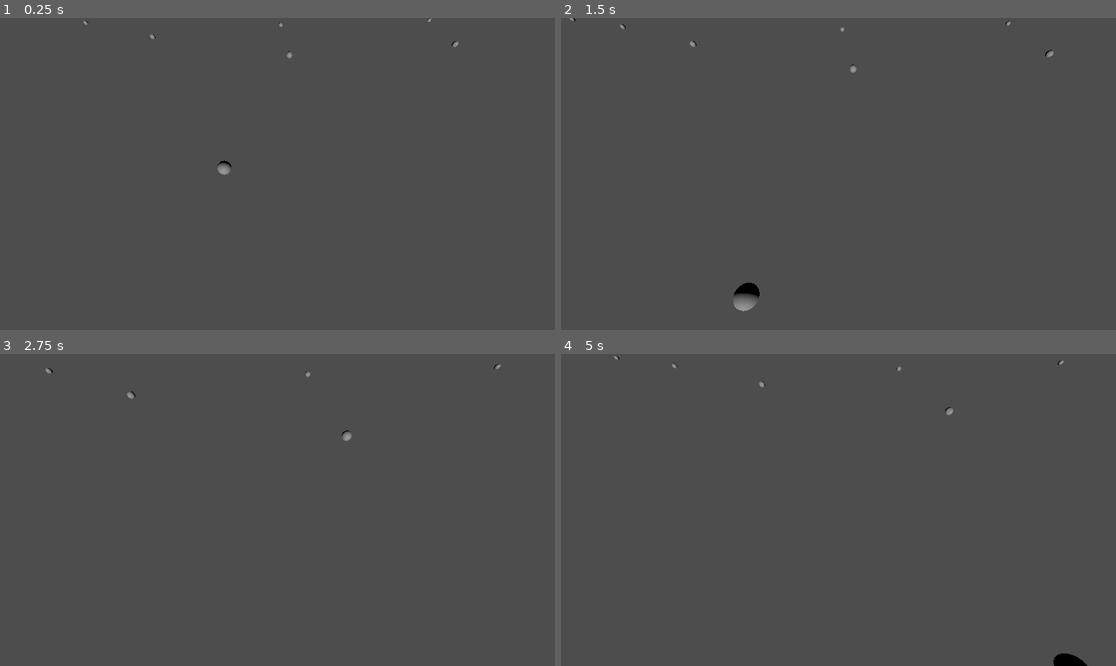
Above: before the commit, frames 1-4 (two rows, left to right).
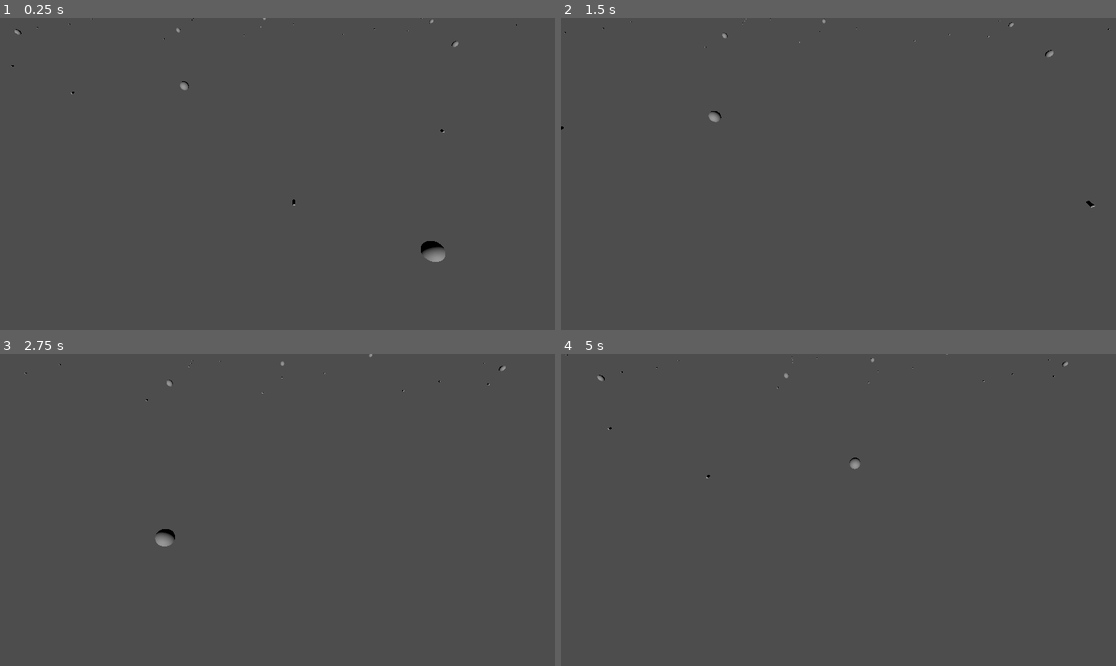
Above: after the commit, the same moments.

Repository: MrNavaStar/void.sys
Game: Godot game, scene res://scenes/world.tscn
Same seed, same stepped clock (60 frames per second), same inputs: the game is played once before the commit and once after it. The project has no main scene, so this scene is started directly.
Inputs (mouse positions are in pixels of both pictures, inside the frame that each line leads up to):
- Up to frame 1 (0.25 s): no input
- Up to frame 2 (1.5 s): tap Enter at 0.5 s; move the mouse to (810, 236) at 0.52 s; hold W (up) from 0.53 s (still down); tap Mouse wheel up (zoom_in) at 0.6 s; move the mouse to (1005, 220) at 1.27 s; tap Mouse wheel down (zoom_out) at 1.35 s
- Up to frame 3 (2.75 s): move the mouse to (111, 463) at 2.02 s; release W (up) at 2.03 s; hold A (left) from 2.03 s (still down); tap Mouse wheel up (zoom_in) at 2.1 s
- Up to frame 4 (5 s): move the mouse to (866, 510) at 2.77 s; tap Mouse wheel down (zoom_out) at 2.85, 4.35 s; move the mouse to (755, 432) at 3.52 s; release A (left) at 3.53 s; hold S (down) 3.53-4.28 s; tap Mouse wheel up (zoom_in) at 3.6 s; move the mouse to (960, 494) at 4.27 s; hold D (right) from 4.28 s (still down)

The runs differ from the first frame. In frame 1, 0.4% of the frame differs, in the area x 2-94%, y 0-79%; in frame 2, 0.4%, in the area x 0-99%, y 0-94%; in frame 3, 0.3%; in frame 4, 0.4%.

Commit message:
a shipping ship shipping shipping ships

Diff:
--- /dev/null
+++ b/scenes/ship.tscn
@@ -0,0 +1,9 @@
+[gd_scene load_steps=2 format=3 uid="uid://cyskq7lv3k2c0"]
+
+[sub_resource type="CylinderMesh" id="CylinderMesh_03b2l"]
+
+[node name="Ship" type="Node3D"]
+
+[node name="MeshInstance3D" type="MeshInstance3D" parent="."]
+transform = Transform3D(0.17, 0, 0, 0, -7.43094e-09, -0.17, 0, 0.17, -7.43094e-09, 0, 0, 0)
+mesh = SubResource("CylinderMesh_03b2l")
--- a/scripts/world.gd
+++ b/scripts/world.gd
@@ -1,39 +1,50 @@
 extends Node3D
 
+@export var radius = 300
 @export var planets = 300
-@export var min_planet_spread = 20
-@export var ships = 100
-@export var radius = 300
+@export var planet_spread = 20
+@export var ships = 1000
+@export var ship_spread = 3
 
-var planet_positions: Array
+var node_positions: Array
 
-func is_too_close(pos: Vector3) -> bool:
-	for planet_pos in planet_positions:
-		if pos.distance_to(planet_pos) <= min_planet_spread:
+func is_too_close(pos: Vector3, distance: float) -> bool:
+	for planet_pos in node_positions:
+		if pos.distance_to(planet_pos) <= distance:
 			return true
 	return false
 
 func rand_pos() -> Vector3:
 	return Vector3(randf_range(-radius, radius), 0, randf_range(-radius, radius))
 
-func spawn_nodes(planet: Resource) -> void:
+func rand_pos_with_spread(spread: float) -> Vector3:
+	var tries = 0
+	var pos: Vector3
+	while pos == null or is_too_close(pos, spread) or tries < 20:
+		pos = rand_pos()
+		tries += 1
+	return pos
 
+func spawn_nodes(planet: Resource, ship: Resource) -> void:
 	for i in planets:
-
-		var tries = 0
-		var pos = rand_pos()
-		while pos == null or is_too_close(pos) or tries < 20:
-			pos = rand_pos()
-			tries += 1
-
-		planet_positions.append(pos)
+		var pos = rand_pos_with_spread(planet_spread)
+		node_positions.append(pos)
 
 		var instance = planet.instantiate()
+		instance.set_position(pos)
+		add_child(instance)
+
+	for i in ships:
+		var pos = rand_pos_with_spread(ship_spread)
+		node_positions.append(pos)
+
+		var instance = ship.instantiate()
 		instance.set_position(pos)
 		add_child(instance)
 
 func _ready() -> void:
 	#seed(12345)
 	var planet = preload("res://scenes/planet.tscn")
+	var ship = preload("res://scenes/ship.tscn")
 
-	spawn_nodes(planet)
+	spawn_nodes(planet, ship)
